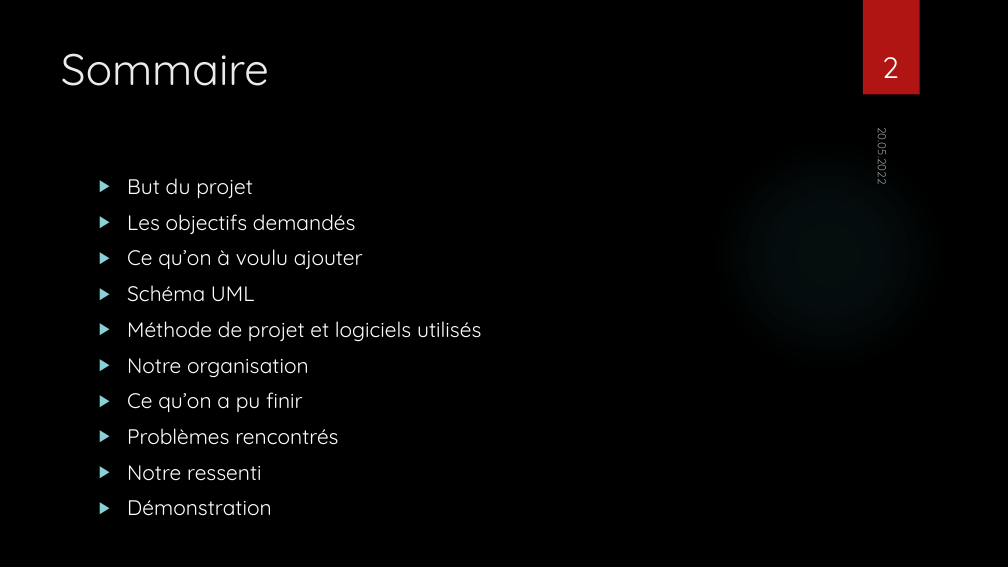
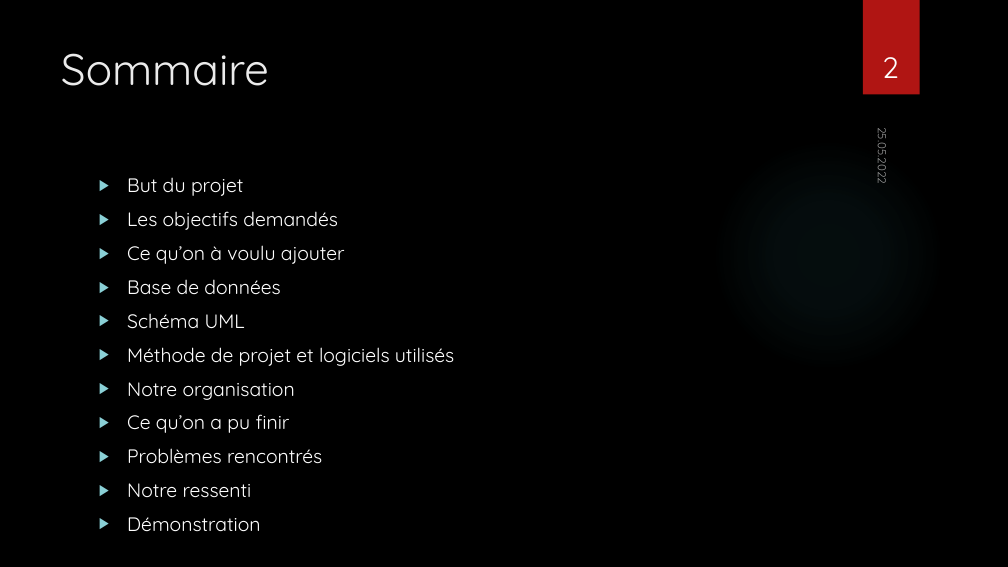
Before and after one commit to dam277/P_Web_2, a slide deck: slide 2 of 01-Documents/PowerPoint/P-P_Web_2-AurélienDamienThomas-Présentation.pptx. Drawn at 1008x567 pixels with LibreOffice and Linux fonts; fonts in the diff are those of the drawing; background and template pictures are left out. Boxes give left, top, right and bottom in pixels: in the first picture for what was removed or moved away, otherwise in the second. Text is boxed around its words. In the diff, an @@ line names an element or a change of style, - is before the commit and + after.

Commit message:
pptx

```diff
--- a/01-Documents/PowerPoint/P-P_Web_2-AurélienDamienThomas-Présentation.pptx
+++ b/01-Documents/PowerPoint/P-P_Web_2-AurélienDamienThomas-Présentation.pptx
@@ text at <box>874,132,891,183</box>: text changed @@
-20.05.2022
+25.05.2022
@@ text at <box>127,177,454,497</box>: size 20 to 18.5 pt @@
@@ text at <box>127,279,280,294</box>: paragraph added @@
+▶ Base de données
```
Also in this commit, not shown: 16 other slides changed, 3 slides added.
